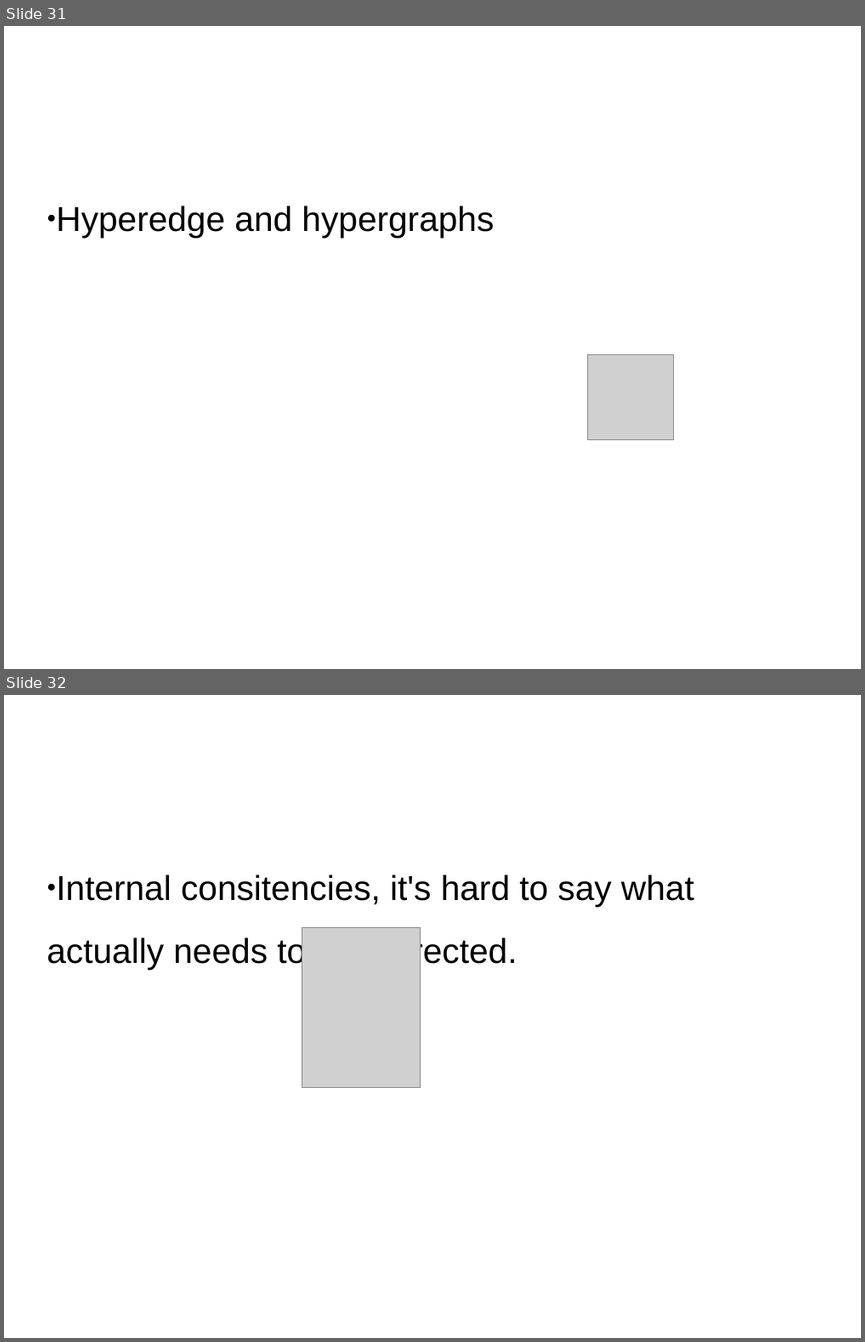
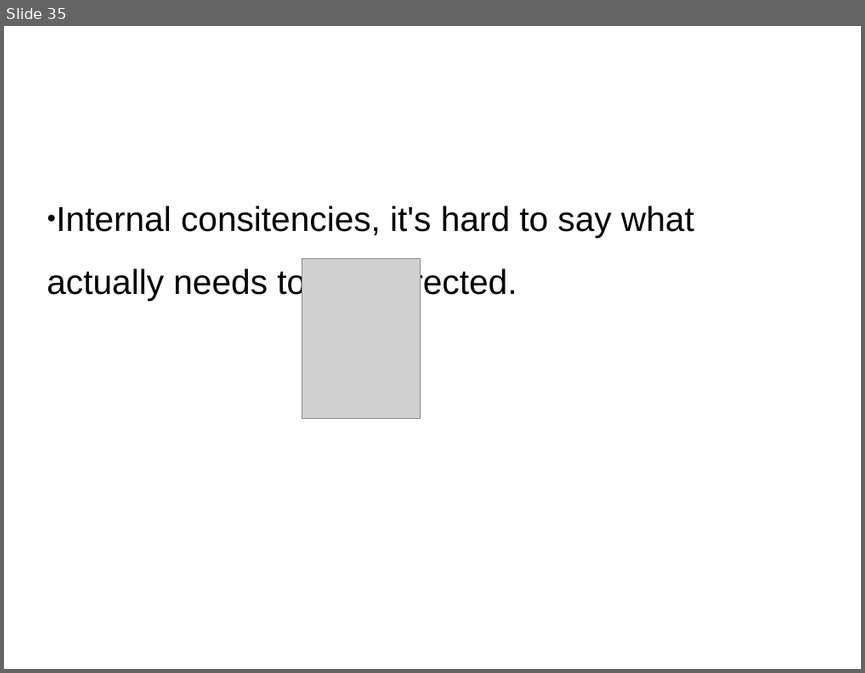
Before and after one commit to GSam/Slides, a slide deck: Samba KCC.pptx. Shown one above the other, each under a label of ours: slides 31 and 32 before the commit, slide 35 after it. The pictures are 865x1342 and 865x673 pixels, drawn with LibreOffice and Linux fonts; fonts in the diff are those of the drawing; grey boxes stand for pictures; background and template pictures are left out. Boxes give left, top, right and bottom in pixels: in the first picture for what was removed or moved away, otherwise in the second. Text is boxed around its words. In the diff, an @@ line names an element or a change of style, - is before the commit and + after.

```diff
--- a/Samba KCC.pptx
+++ b/Samba KCC.pptx
@@ slide 31 removed at (4,26,861,669), background #FFFFFF @@
@@ text removed at (56,205,494,238) @@
-● Hyperedge and hypergraphs
@@ picture removed at (588,354,674,440) @@
@@ what was slide 32 is now slide 35 @@
```
Also in this commit, not shown: 4 slides changed, 4 slides added.
